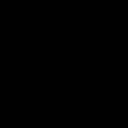
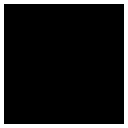
Comparing the layer stacks of the two w=128, h=128 images. Changes:
added layer "Rectangle 1" above "Layer 2" over [0, 0, 128, 128]
